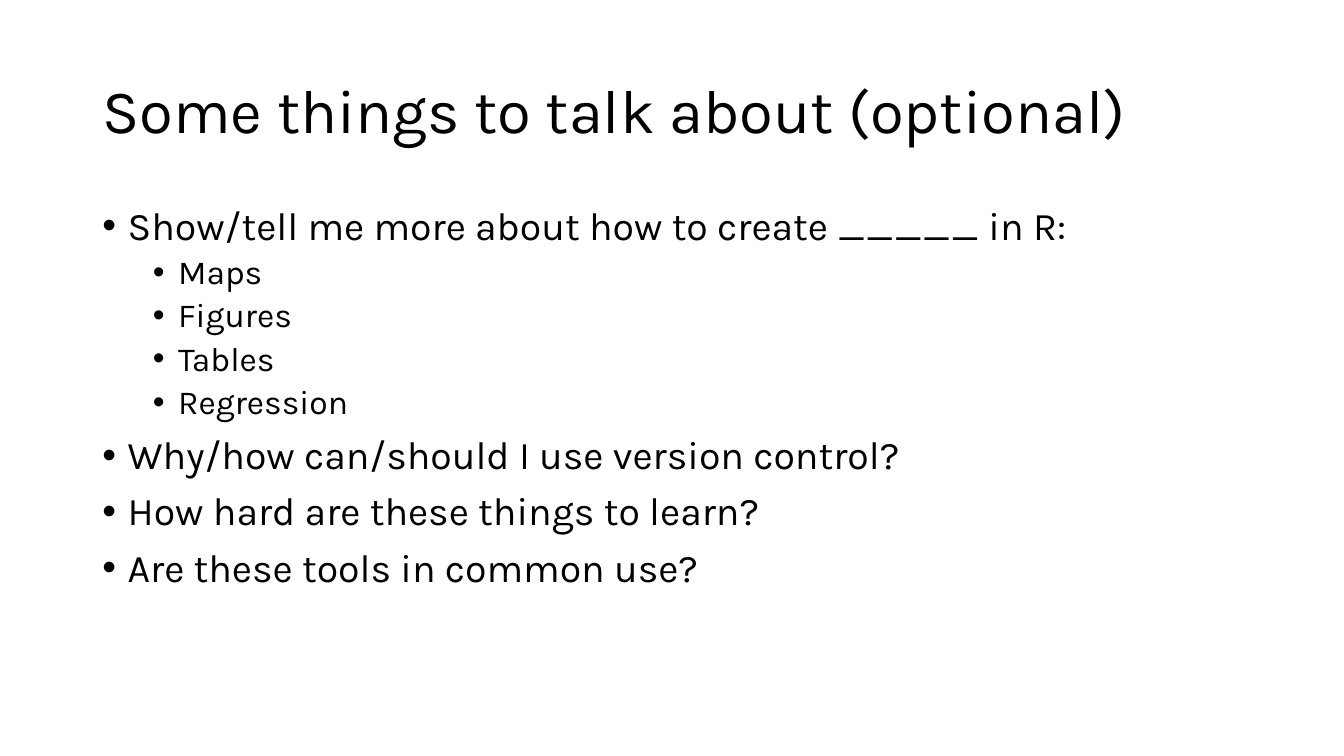
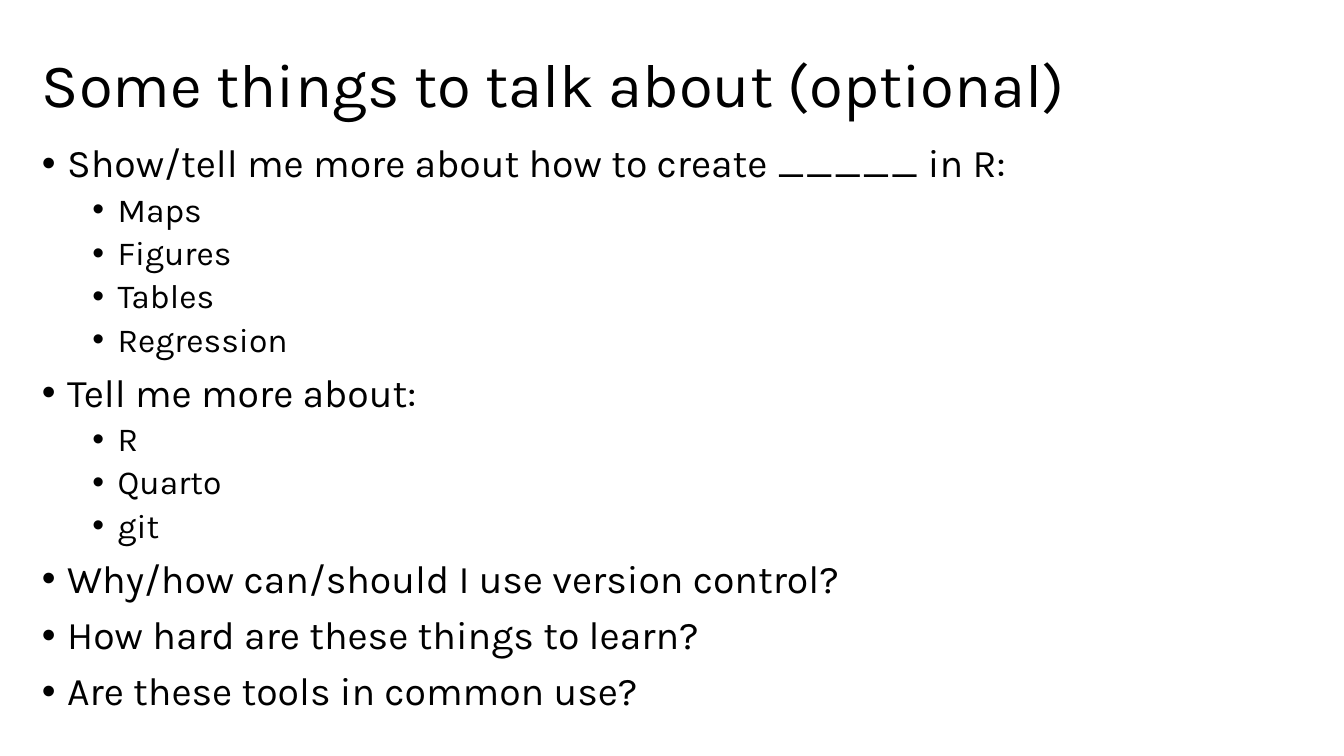
Before and after one commit to nsmader/repro-research-demo, a slide deck: slide 13 of Presentation -- From Spaghetti to Lasagna.pptx (slide 12 before the commit). Drawn at 1344x756 pixels with LibreOffice and Linux fonts; fonts in the diff are those of the drawing. Boxes give left, top, right and bottom in pixels: in the first picture for what was removed or moved away, otherwise in the second. Text is boxed around its words. In the diff, an @@ line names an element or a change of style, - is before the commit and + after.

Commit message:
Added Presentation

```diff
--- a/Presentation -- From Spaghetti to Lasagna.pptx
+++ b/Presentation -- From Spaghetti to Lasagna.pptx
@@ title "Some things to talk about ...": place and size @@
-title "Some things to talk about ..." at (102, 88, 1125, 148)
+title "Some things to talk about ..." at (42, 62, 1065, 122)
@@ text "Show/tell me more about how ...": place and size @@
-text "Show/tell me more about how ..." at (128, 211, 1066, 583)
+text "Show/tell me more about how ..." at (67, 148, 1006, 706)
@@ text at (67, 380, 417, 546): paragraphs added @@
+• Tell me more about:
+  • R
+  • Quarto
+  • git
```
Also in this commit, not shown: 1 other slide changed, 1 slide added.
